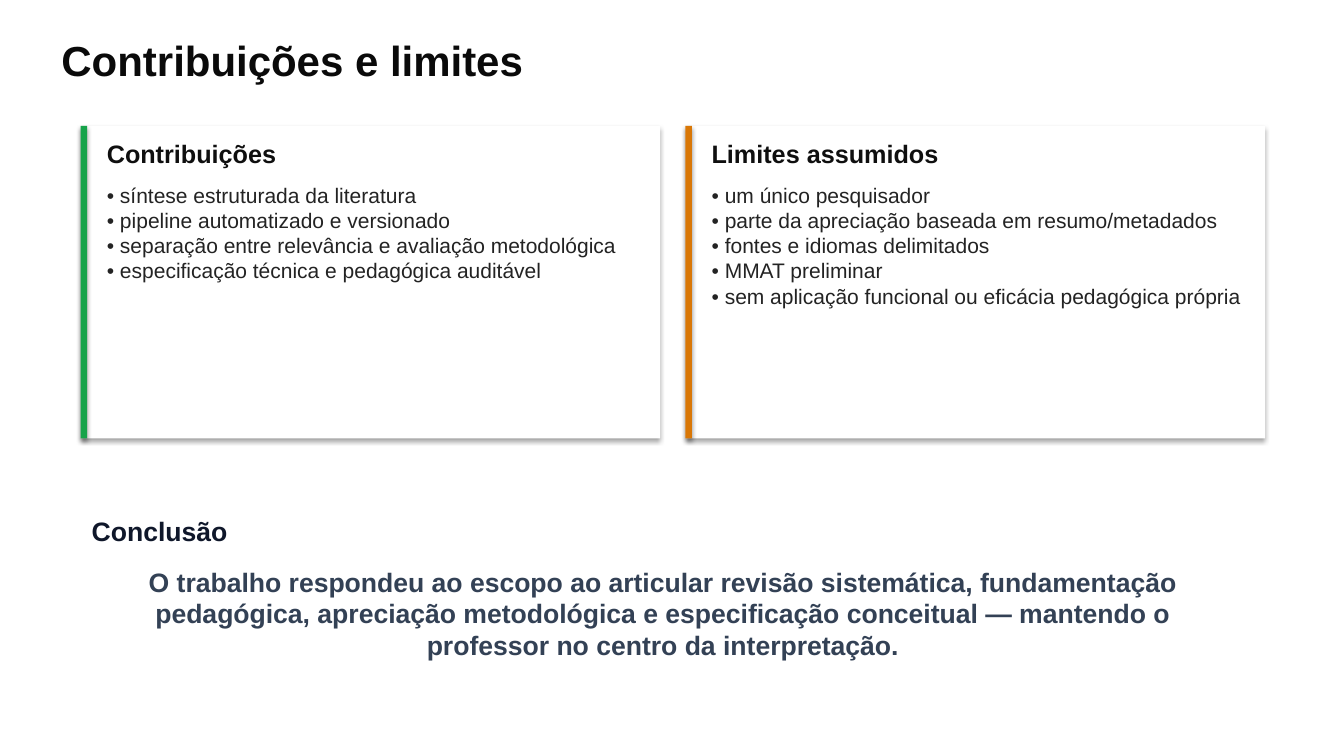
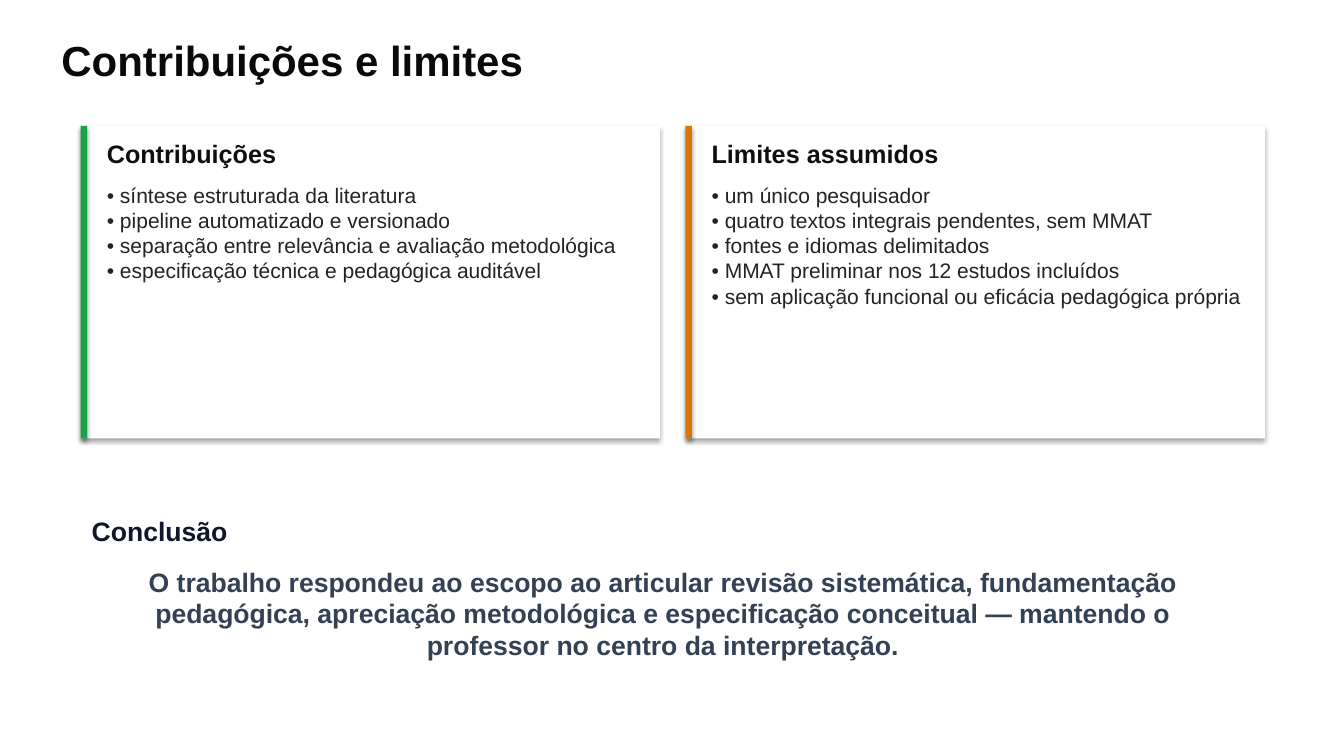
Before and after one commit to thalesfb/ccw, a slide deck: slide 18 of results/tcc/presentation/ensino_personalizado_de_matematica_tcc.pptx. Drawn at 1344x756 pixels with LibreOffice and Linux fonts; fonts in the diff are those of the drawing. Boxes give left, top, right and bottom in pixels: in the first picture for what was removed or moved away, otherwise in the second. Text is boxed around its words. In the diff, an @@ line names an element or a change of style, - is before the commit and + after.

```diff
--- a/results/tcc/presentation/ensino_personalizado_de_matematica_tcc.pptx
+++ b/results/tcc/presentation/ensino_personalizado_de_matematica_tcc.pptx
@@ text at [725, 187, 1240, 308]: text changed @@
-• um único pesquisador
-• parte da apreciação baseada em resumo/metadados
-• fontes e idiomas delimitados
-• MMAT preliminar
-• sem aplicação funcional ou eficácia pedagógica própria
+• um único pesquisador
+• quatro textos integrais pendentes, sem MMAT
+• fontes e idiomas delimitados
+• MMAT preliminar nos 12 estudos incluídos
+• sem aplicação funcional ou eficácia pedagógica própria
```
Also in this commit, not shown: 5 other slides changed, 6 other files.
